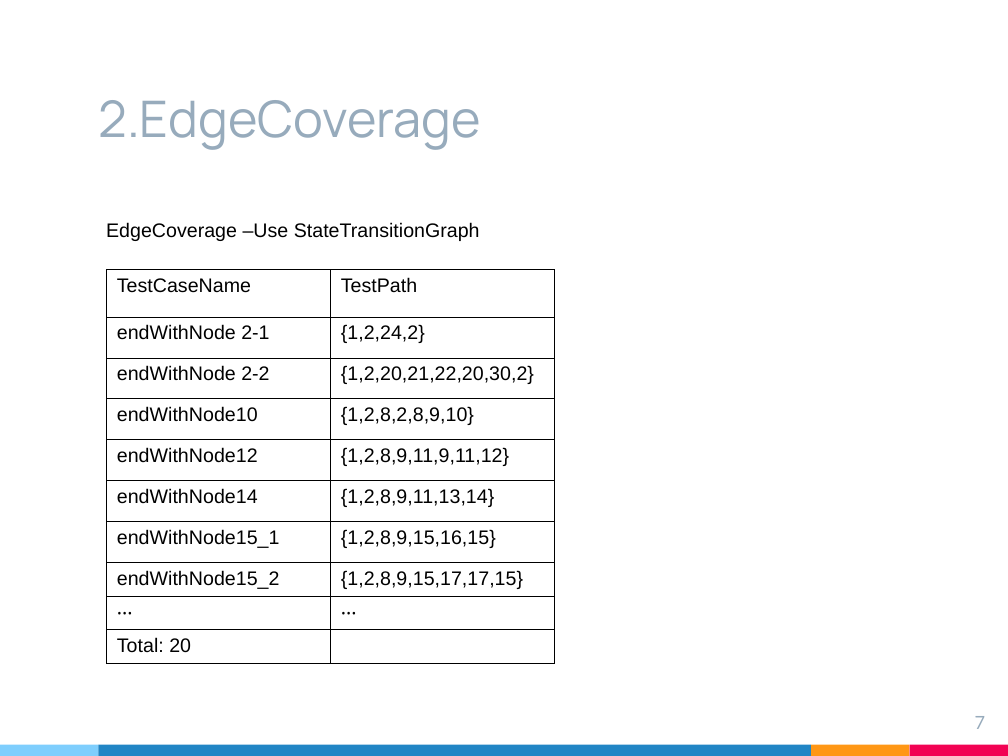
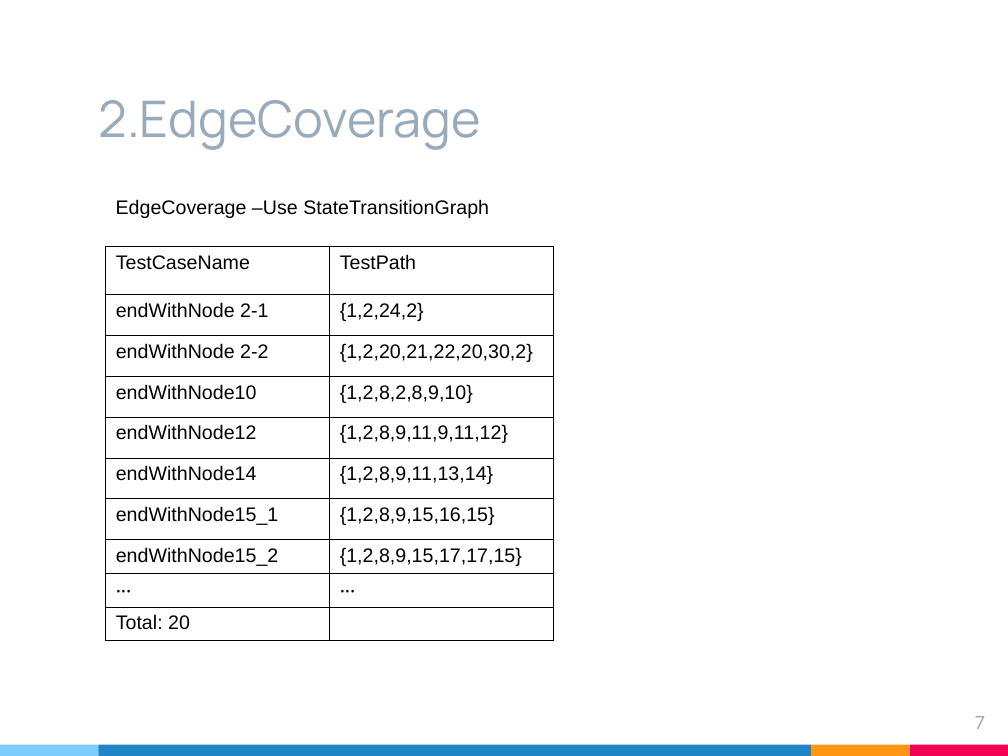
Before and after one commit to likesm0887/STV-Project, a slide deck: slide 7 of Document/軟體測試期末簡報.pptx. Drawn at 1008x756 pixels with LibreOffice and Linux fonts; fonts in the diff are those of the drawing. Boxes give left, top, right and bottom in pixels: in the first picture for what was removed or moved away, otherwise in the second. Text is boxed around its words. In the diff, an @@ line names an element or a change of style, - is before the commit and + after.

```diff
--- a/Document/軟體測試期末簡報.pptx
+++ b/Document/軟體測試期末簡報.pptx
@@ text "EdgeCoverage –Use StateTransitionGraph": place and size @@
-text "EdgeCoverage –Use StateTransitionGraph" at [106, 222, 480, 241]
+text "EdgeCoverage –Use StateTransitionGraph" at [116, 199, 489, 218]
@@ table: place and size @@
-table at [107, 269, 554, 663]
+table at [106, 247, 553, 641]
```
Also in this commit, not shown: 2 other slides changed, 4 slides added, 2 other files.
